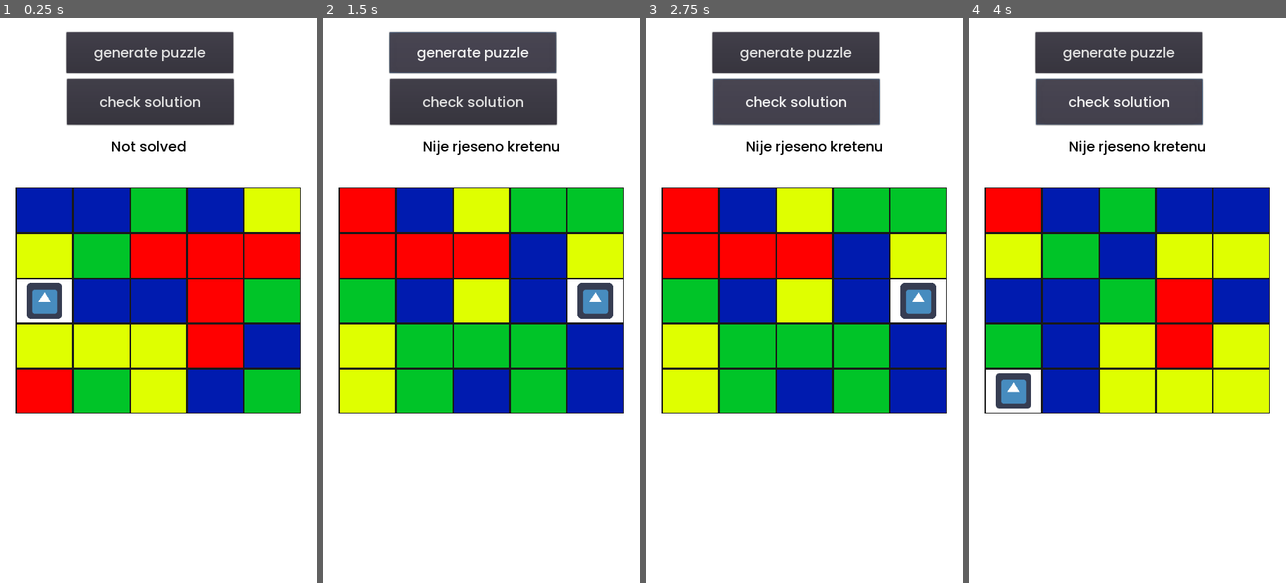
Above: before the commit, frames 1-4 (left to right).
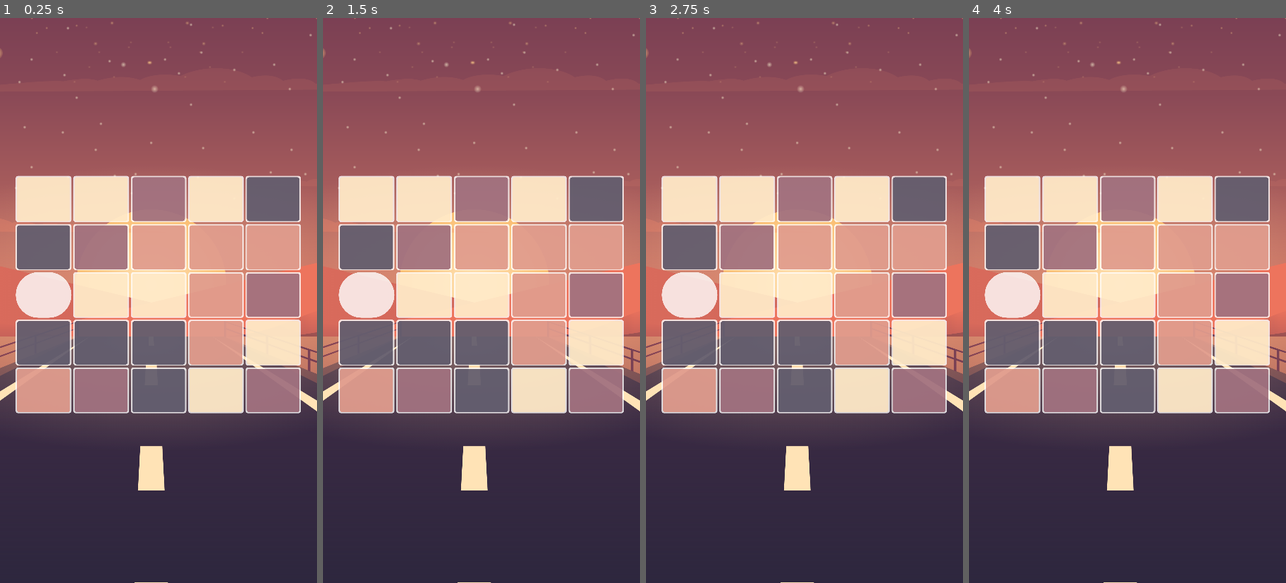
Above: after the commit, the same moments.

Repository: Cofica17/ColorCubes
Game: Godot game, scene res://scenes/Game.tscn
The game is run twice, just before and just after one commit, with the same random seed, the same clock (stepped at 60 frames per second) and the same inputs. The engine's default icon, where the game draws it, is replaced by a stand-in: a white triangle on a blue panel in a dark square.
Inputs (mouse positions are in pixels of both pictures, inside the frame that each line leads up to):
- Up to frame 1 (0.25 s): no input
- Up to frame 2 (1.5 s): click (471, 102) at 0.5 s, where only the run before the commit has a clickable "check solution"; click (471, 51) at 1.25 s, where only the run before the commit has a clickable "generate puzzle"
- Up to frame 3 (2.75 s): click (794, 102) at 2 s, where only the run before the commit has a clickable "check solution"
- Up to frame 4 (4 s): click (1117, 51) at 2.75 s, where only the run before the commit has a clickable "generate puzzle"; click (1117, 102) at 3.5 s, where only the run before the commit has a clickable "check solution"

The runs differ from the first frame. In frame 1, 100% of the frame differs, in the area x 0-100%, y 0-100%; in frame 2, 100%; in frame 3, 100%; in frame 4, 100%.

Commit message:
added new UI

Diff:
--- a/Global.gd
+++ b/Global.gd
@@ -3,12 +3,12 @@
 signal switch_grid_rects(moveable_grid_rect, colored_grid_rect)
 signal cancel_switch_grid_rects()
 
-var white:Color = "#ffffff"
+var white:Color = "#ccffffff"
 var black:Color = "#000000"
-var yellow:Color = "#dfff00"
-var blue:Color = "#001baf"
-var green:Color = "#00c428"
-var red:Color = "#ff0000"
+var yellow:Color = "#b32e263d" #dark blue almost
+var blue:Color = "#b3ffe3b5" # light yellow
+var green:Color = "#b3824254" # reddish
+var red:Color = "#b3d67a66" # shit color
 
 var colors := {
 	0 : red,
--- a/scenes/Game.tscn
+++ b/scenes/Game.tscn
@@ -1,8 +1,9 @@
-[gd_scene load_steps=5 format=2]
+[gd_scene load_steps=6 format=2]
 
 [ext_resource path="res://scenes/Grid.tscn" type="PackedScene" id=1]
 [ext_resource path="res://fonts/Poppins-Medium.ttf" type="DynamicFontData" id=2]
 [ext_resource path="res://scripts/Game.gd" type="Script" id=3]
+[ext_resource path="res://assets/tex/desert_bg.png" type="Texture" id=4]
 
 [sub_resource type="DynamicFont" id=1]
 size = 32
@@ -24,10 +25,49 @@
 "_edit_use_anchors_": false
 }
 
+[node name="BackgroundTexture" type="TextureRect" parent="."]
+anchor_right = 1.0
+anchor_bottom = 1.0
+texture = ExtResource( 4 )
+expand = true
+stretch_mode = 7
+__meta__ = {
+"_edit_use_anchors_": false
+}
+
 [node name="Grid" parent="." instance=ExtResource( 1 )]
+anchor_top = 0.28
 columns = 5
 
-[node name="Button" type="Button" parent="."]
+[node name="DEBUG_TBD" type="Node2D" parent="."]
+visible = false
+
+[node name="Label" type="Label" parent="DEBUG_TBD"]
+margin_left = 226.957
+margin_top = 256.762
+margin_right = 448.957
+margin_bottom = 325.762
+custom_fonts/font = SubResource( 1 )
+custom_colors/font_color = Color( 0, 0, 0, 1 )
+text = "Not solved"
+align = 1
+valign = 1
+__meta__ = {
+"_edit_use_anchors_": false
+}
+
+[node name="GeneratePuzzle" type="Button" parent="DEBUG_TBD"]
+margin_left = 151.481
+margin_top = 32.1189
+margin_right = 530.481
+margin_bottom = 125.119
+custom_fonts/font = SubResource( 1 )
+text = "generate puzzle"
+__meta__ = {
+"_edit_use_anchors_": false
+}
+
+[node name="Button" type="Button" parent="DEBUG_TBD"]
 margin_left = 152.0
 margin_top = 138.0
 margin_right = 531.0
@@ -37,22 +77,3 @@
 __meta__ = {
 "_edit_use_anchors_": false
 }
-
-[node name="GeneratePuzzle" type="Button" parent="."]
-margin_left = 151.481
-margin_top = 32.1189
-margin_right = 530.481
-margin_bottom = 125.119
-custom_fonts/font = SubResource( 1 )
-text = "generate puzzle"
-
-[node name="Label" type="Label" parent="."]
-margin_left = 226.957
-margin_top = 256.762
-margin_right = 448.957
-margin_bottom = 325.762
-custom_fonts/font = SubResource( 1 )
-custom_colors/font_color = Color( 0, 0, 0, 1 )
-text = "Not solved"
-align = 1
-valign = 1
--- a/scenes/Grid.tscn
+++ b/scenes/Grid.tscn
@@ -24,8 +24,8 @@
 [node name="GridContainer" type="GridContainer" parent="."]
 anchor_right = 1.0
 anchor_bottom = 1.0
-custom_constants/vseparation = 0
-custom_constants/hseparation = 0
+custom_constants/vseparation = 5
+custom_constants/hseparation = 5
 columns = 5
 __meta__ = {
 "_edit_use_anchors_": false
@@ -34,189 +34,189 @@
 [node name="GridRect" parent="GridContainer" instance=ExtResource( 1 )]
 anchor_right = 0.0
 anchor_bottom = 0.0
-margin_right = 129.0
-margin_bottom = 102.0
+margin_right = 125.0
+margin_bottom = 98.0
 
 [node name="GridRect2" parent="GridContainer" instance=ExtResource( 1 )]
 anchor_right = 0.0
 anchor_bottom = 0.0
-margin_left = 129.0
-margin_right = 258.0
-margin_bottom = 102.0
+margin_left = 130.0
+margin_right = 255.0
+margin_bottom = 98.0
 
 [node name="GridRect3" parent="GridContainer" instance=ExtResource( 1 )]
 anchor_right = 0.0
 anchor_bottom = 0.0
-margin_left = 258.0
-margin_right = 387.0
-margin_bottom = 102.0
+margin_left = 260.0
+margin_right = 385.0
+margin_bottom = 98.0
 
 [node name="GridRect4" parent="GridContainer" instance=ExtResource( 1 )]
 anchor_right = 0.0
 anchor_bottom = 0.0
-margin_left = 387.0
-margin_right = 516.0
-margin_bottom = 102.0
+margin_left = 390.0
+margin_right = 515.0
+margin_bottom = 98.0
 
 [node name="GridRect5" parent="GridContainer" instance=ExtResource( 1 )]
 anchor_right = 0.0
 anchor_bottom = 0.0
-margin_left = 516.0
-margin_right = 645.0
-margin_bottom = 102.0
+margin_left = 520.0
+margin_right = 645.0
+margin_bottom = 98.0
 
 [node name="GridRect6" parent="GridContainer" instance=ExtResource( 1 )]
 anchor_right = 0.0
 anchor_bottom = 0.0
-margin_top = 102.0
-margin_right = 129.0
-margin_bottom = 204.0
+margin_top = 103.0
+margin_right = 125.0
+margin_bottom = 201.0
 
 [node name="GridRect7" parent="GridContainer" instance=ExtResource( 1 )]
 anchor_right = 0.0
 anchor_bottom = 0.0
-margin_left = 129.0
-margin_top = 102.0
-margin_right = 258.0
-margin_bottom = 204.0
+margin_left = 130.0
+margin_top = 103.0
+margin_right = 255.0
+margin_bottom = 201.0
 
 [node name="GridRect8" parent="GridContainer" instance=ExtResource( 1 )]
 anchor_right = 0.0
 anchor_bottom = 0.0
-margin_left = 258.0
-margin_top = 102.0
-margin_right = 387.0
-margin_bottom = 204.0
+margin_left = 260.0
+margin_top = 103.0
+margin_right = 385.0
+margin_bottom = 201.0
 
 [node name="GridRect9" parent="GridContainer" instance=ExtResource( 1 )]
 anchor_right = 0.0
 anchor_bottom = 0.0
-margin_left = 387.0
-margin_top = 102.0
-margin_right = 516.0
-margin_bottom = 204.0
+margin_left = 390.0
+margin_top = 103.0
+margin_right = 515.0
+margin_bottom = 201.0
 
 [node name="GridRect10" parent="GridContainer" instance=ExtResource( 1 )]
 anchor_right = 0.0
 anchor_bottom = 0.0
-margin_left = 516.0
-margin_top = 102.0
-margin_right = 645.0
-margin_bottom = 204.0
+margin_left = 520.0
+margin_top = 103.0
+margin_right = 645.0
+margin_bottom = 201.0
 
 [node name="GridRect11" parent="GridContainer" instance=ExtResource( 1 )]
 anchor_right = 0.0
 anchor_bottom = 0.0
-margin_top = 204.0
-margin_right = 129.0
-margin_bottom = 306.0
+margin_top = 206.0
+margin_right = 125.0
+margin_bottom = 304.0
 
 [node name="GridRect12" parent="GridContainer" instance=ExtResource( 1 )]
 anchor_right = 0.0
 anchor_bottom = 0.0
-margin_left = 129.0
-margin_top = 204.0
-margin_right = 258.0
-margin_bottom = 306.0
+margin_left = 130.0
+margin_top = 206.0
+margin_right = 255.0
+margin_bottom = 304.0
 
 [node name="GridRect13" parent="GridContainer" instance=ExtResource( 1 )]
 anchor_right = 0.0
 anchor_bottom = 0.0
-margin_left = 258.0
-margin_top = 204.0
-margin_right = 387.0
-margin_bottom = 306.0
+margin_left = 260.0
+margin_top = 206.0
+margin_right = 385.0
+margin_bottom = 304.0
 
 [node name="GridRect14" parent="GridContainer" instance=ExtResource( 1 )]
 anchor_right = 0.0
 anchor_bottom = 0.0
-margin_left = 387.0
-margin_top = 204.0
-margin_right = 516.0
-margin_bottom = 306.0
+margin_left = 390.0
+margin_top = 206.0
+margin_right = 515.0
+margin_bottom = 304.0
 
 [node name="GridRect15" parent="GridContainer" instance=ExtResource( 1 )]
 anchor_right = 0.0
 anchor_bottom = 0.0
-margin_left = 516.0
-margin_top = 204.0
-margin_right = 645.0
-margin_bottom = 306.0
+margin_left = 520.0
+margin_top = 206.0
+margin_right = 645.0
+margin_bottom = 304.0
 
 [node name="GridRect16" parent="GridContainer" instance=ExtResource( 1 )]
 anchor_right = 0.0
 anchor_bottom = 0.0
-margin_top = 306.0
-margin_right = 129.0
-margin_bottom = 408.0
+margin_top = 309.0
+margin_right = 125.0
+margin_bottom = 407.0
 
 [node name="GridRect17" parent="GridContainer" instance=ExtResource( 1 )]
 anchor_right = 0.0
 anchor_bottom = 0.0
-margin_left = 129.0
-margin_top = 306.0
-margin_right = 258.0
-margin_bottom = 408.0
+margin_left = 130.0
+margin_top = 309.0
+margin_right = 255.0
+margin_bottom = 407.0
 
 [node name="GridRect18" parent="GridContainer" instance=ExtResource( 1 )]
 anchor_right = 0.0
 anchor_bottom = 0.0
-margin_left = 258.0
-margin_top = 306.0
-margin_right = 387.0
-margin_bottom = 408.0
+margin_left = 260.0
+margin_top = 309.0
+margin_right = 385.0
+margin_bottom = 407.0
 
 [node name="GridRect19" parent="GridContainer" instance=ExtResource( 1 )]
 anchor_right = 0.0
 anchor_bottom = 0.0
-margin_left = 387.0
-margin_top = 306.0
-margin_right = 516.0
-margin_bottom = 408.0
+margin_left = 390.0
+margin_top = 309.0
+margin_right = 515.0
+margin_bottom = 407.0
 
 [node name="MoveableGridRect" parent="GridContainer" instance=ExtResource( 2 )]
 anchor_right = 0.0
 anchor_bottom = 0.0
-margin_left = 516.0
-margin_top = 306.0
-margin_right = 645.0
-margin_bottom = 408.0
+margin_left = 520.0
+margin_top = 309.0
+margin_right = 645.0
+margin_bottom = 407.0
 
 [node name="GridRect21" parent="GridContainer" instance=ExtResource( 1 )]
 anchor_right = 0.0
 anchor_bottom = 0.0
-margin_top = 408.0
-margin_right = 129.0
+margin_top = 412.0
+margin_right = 125.0
 margin_bottom = 510.0
 
 [node name="GridRect22" parent="GridContainer" instance=ExtResource( 1 )]
 anchor_right = 0.0
 anchor_bottom = 0.0
-margin_left = 129.0
-margin_top = 408.0
-margin_right = 258.0
+margin_left = 130.0
+margin_top = 412.0
+margin_right = 255.0
 margin_bottom = 510.0
 
 [node name="GridRect23" parent="GridContainer" instance=ExtResource( 1 )]
 anchor_right = 0.0
 anchor_bottom = 0.0
-margin_left = 258.0
-margin_top = 408.0
-margin_right = 387.0
+margin_left = 260.0
+margin_top = 412.0
+margin_right = 385.0
 margin_bottom = 510.0
 
 [node name="GridRect24" parent="GridContainer" instance=ExtResource( 1 )]
 anchor_right = 0.0
 anchor_bottom = 0.0
-margin_left = 387.0
-margin_top = 408.0
-margin_right = 516.0
+margin_left = 390.0
+margin_top = 412.0
+margin_right = 515.0
 margin_bottom = 510.0
 
 [node name="GridRect25" parent="GridContainer" instance=ExtResource( 1 )]
 anchor_right = 0.0
 anchor_bottom = 0.0
-margin_left = 516.0
-margin_top = 408.0
-margin_right = 645.0
-margin_bottom = 510.0
+margin_left = 520.0
+margin_top = 412.0
+margin_right = 645.0
+margin_bottom = 510.0
--- a/scenes/GridRect.tscn
+++ b/scenes/GridRect.tscn
@@ -1,14 +1,21 @@
-[gd_scene load_steps=3 format=2]
+[gd_scene load_steps=4 format=2]
 
 [ext_resource path="res://scripts/ColoredGridRect.gd" type="Script" id=1]
 
 [sub_resource type="StyleBoxFlat" id=1]
-draw_center = false
-border_width_left = 2
-border_width_top = 2
-border_width_right = 2
-border_width_bottom = 2
+bg_color = Color( 1, 1, 1, 0.8 )
 border_color = Color( 0.0980392, 0.0980392, 0.0980392, 1 )
+corner_radius_top_left = 5
+corner_radius_top_right = 5
+corner_radius_bottom_right = 5
+corner_radius_bottom_left = 5
+
+[sub_resource type="StyleBoxFlat" id=2]
+bg_color = Color( 0.84, 0.48, 0.4, 0.7 )
+corner_radius_top_left = 5
+corner_radius_top_right = 5
+corner_radius_bottom_right = 5
+corner_radius_bottom_left = 5
 
 [node name="GridRect" type="Control"]
 anchor_right = 0.1
@@ -16,14 +23,6 @@
 size_flags_horizontal = 3
 size_flags_vertical = 3
 script = ExtResource( 1 )
-__meta__ = {
-"_edit_use_anchors_": false
-}
-
-[node name="ColorRect" type="ColorRect" parent="."]
-anchor_right = 1.0
-anchor_bottom = 1.0
-mouse_filter = 2
 __meta__ = {
 "_edit_use_anchors_": false
 }
@@ -36,3 +35,14 @@
 __meta__ = {
 "_edit_use_anchors_": false
 }
+
+[node name="InsidePanel" type="Panel" parent="."]
+anchor_left = 0.025
+anchor_top = 0.025
+anchor_right = 0.975
+anchor_bottom = 0.975
+mouse_filter = 1
+custom_styles/panel = SubResource( 2 )
+__meta__ = {
+"_edit_use_anchors_": false
+}
--- a/scenes/MoveableGridRect.tscn
+++ b/scenes/MoveableGridRect.tscn
@@ -4,12 +4,12 @@
 [ext_resource path="res://scripts/MoveableGridRect.gd" type="Script" id=2]
 
 [sub_resource type="StyleBoxFlat" id=1]
-draw_center = false
-border_width_left = 2
-border_width_top = 2
-border_width_right = 2
-border_width_bottom = 2
+bg_color = Color( 1, 1, 1, 0.8 )
 border_color = Color( 0.0980392, 0.0980392, 0.0980392, 1 )
+corner_radius_top_left = 100
+corner_radius_top_right = 100
+corner_radius_bottom_right = 100
+corner_radius_bottom_left = 100
 
 [node name="MoveableGridRect" type="Control"]
 anchor_right = 0.1
@@ -23,13 +23,16 @@
 }
 
 [node name="ColorRect" type="ColorRect" parent="."]
+visible = false
 anchor_right = 1.0
 anchor_bottom = 1.0
+mouse_filter = 1
+color = Color( 0.839216, 0.478431, 0.4, 0.701961 )
 __meta__ = {
 "_edit_use_anchors_": false
 }
 
-[node name="Panel" type="Panel" parent="."]
+[node name="InsidePanel" type="Panel" parent="."]
 anchor_right = 1.0
 anchor_bottom = 1.0
 mouse_filter = 1
@@ -39,6 +42,7 @@
 }
 
 [node name="TextureRect" type="TextureRect" parent="."]
+visible = false
 anchor_left = 0.1
 anchor_top = 0.1
 anchor_right = 0.9
--- a/scripts/ColoredGridRect.gd
+++ b/scripts/ColoredGridRect.gd
@@ -1,6 +1,16 @@
 extends GridRect
 class_name ColoredGridRect
-tool
+
+onready var border = get_node("Panel")
+onready var inside_panel = get_node("InsidePanel")
+
+
+func set_color(v:Color) -> void:
+	color = v
+	var current_style = inside_panel.get_stylebox("panel")
+	var new_style = current_style.duplicate()
+	new_style.bg_color = color
+	inside_panel.add_stylebox_override("panel", new_style)
 
 
 func _on_clicked() -> void:
--- a/scripts/Game.gd
+++ b/scripts/Game.gd
@@ -6,16 +6,16 @@
 func _ready():
 	_generate_puzzle()
 	randomize()
-	$Button.connect("pressed", self, "_check_solution")
-	$GeneratePuzzle.connect("pressed", self, "_generate_puzzle")
+	$DEBUG_TBD/Button.connect("pressed", self, "_check_solution")
+	$DEBUG_TBD/GeneratePuzzle.connect("pressed", self, "_generate_puzzle")
 
 
 func _check_solution() -> void:
 	var check_solution = CheckSolution.new()
 	if check_solution.check_solution(grid):
-		$Label.text = "rjeseno je miliiii"
+		$DEBUG_TBD/Label.text = "rjeseno je miliiii"
 	else:
-		$Label.text = "Nije rjeseno kretenu"
+		$DEBUG_TBD/Label.text = "Nije rjeseno kretenu"
 
 
 func _generate_puzzle() -> void:
--- a/scripts/GridRect.gd
+++ b/scripts/GridRect.gd
@@ -1,29 +1,25 @@
 extends Control
 class_name GridRect
 tool
-
-onready var color_rect = get_node("ColorRect")
-onready var border = get_node("Panel")
-
-var color:Color setget set_color, get_rect_color
 
 var column:int
 var row:int
 var id:int
 
+var color:Color setget set_color, get_rect_color
 
-func set_color(v:Color) -> void:
-	color = v
-	color_rect.color = color
+func _gui_input(event):
+	if event.is_pressed():
+		_on_clicked()
 
 
 func get_rect_color() -> Color:
 	return color
 
 
-func _gui_input(event):
-	if event.is_pressed():
-		_on_clicked()
+#Virtual method
+func set_color(v:Color) -> void:
+	pass
 
 
 #Virtual method
--- a/scripts/MoveableGridRect.gd
+++ b/scripts/MoveableGridRect.gd
@@ -1,5 +1,7 @@
 extends GridRect
 class_name MoveableGridRect
+
+onready var inside_panel = get_node("InsidePanel")
 
 
 func _ready():
@@ -11,6 +13,14 @@
 	set_color(Global.black)
 
 
+func set_color(v:Color) -> void:
+	color = v
+	var current_style = inside_panel.get_stylebox("panel")
+	var new_style = current_style.duplicate()
+	new_style.bg_color = color
+	inside_panel.add_stylebox_override("panel", new_style)
+
+
 func has_point(point:Vector2) -> bool:
 	if(rect_size.x == 0):
 		rect_size.x= rect_size.x
Binary file added: assets/tex/desert_bg.png
Not shown, added: assets/tex/desert_bg.png.import
